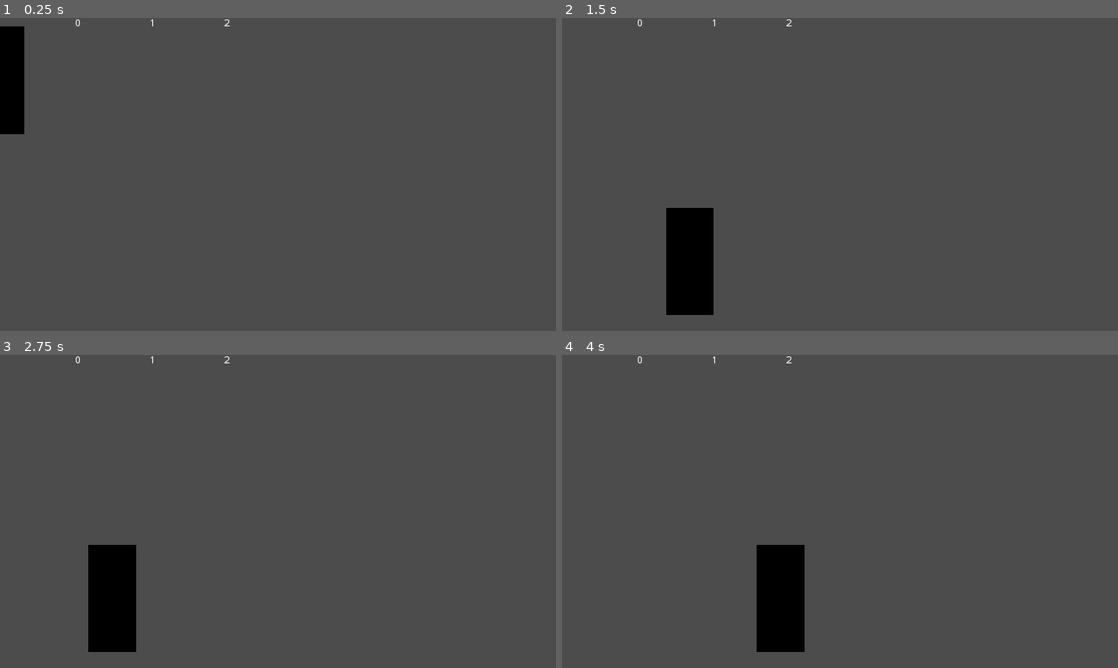
Above: before the commit, frames 1-4 (two rows, left to right).
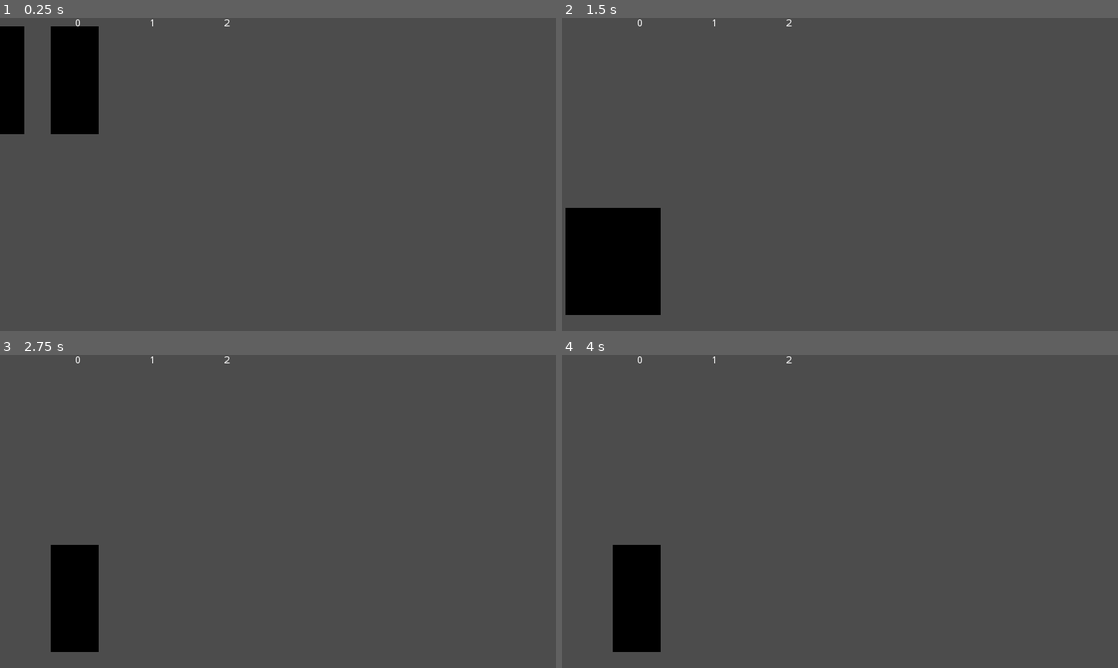
Above: after the commit, the same moments.

Repository: A4R7bluep/Smashish2
Game: Godot game, scene res://Scenes/World.tscn
Same seed, same stepped clock (60 frames per second), same inputs: the game is played once before the commit and once after it.
Inputs:
- Up to frame 1 (0.25 s): no input
- Up to frame 2 (1.5 s): tap Enter (ui_accept) at 0.5 s; hold Enter (ui_accept) 0.53-1.28 s; hold D (Player1_Right) from 0.53 s (still down); tap , (Player1_Jump) at 0.77 s; tap Ctrl (Player1_Rage) at 1.35 s
- Up to frame 3 (2.75 s): tap , (Player1_Jump) at 1.52 s; tap Enter (ui_accept) at 1.55 s; release D (Player1_Right) at 2.03 s; hold A (Player1_Left) from 2.03 s (still down); hold Enter (ui_accept) from 2.03 s (still down); tap F (Player1_Shield1) at 2.1 s
- Up to frame 4 (4 s): release A (Player1_Left) at 2.78 s; release Enter (ui_accept) at 2.78 s; hold D (Player1_Right) from 2.78 s (still down); tap R (Player1_Shield2) at 2.85 s; tap , (Player1_Jump) at 3.02, 3.77 s; tap Enter (ui_accept) at 3.05, 3.8 s; hold U (Player1_T1) from 3.53 s (still down)

The runs differ from the first frame. In frame 1, 3.0% of the frame differs, in the area x 9-18%, y 2-38%; in frame 2, 8.8%, in the area x 0-28%, y 60-95%; in frame 3, 4.6%; in frame 4, 5.9%.

Commit message:
update xeaus character design

Diff:
--- a/Scripts/Global.gd
+++ b/Scripts/Global.gd
@@ -1,6 +1,6 @@
 extends Node
 
-var playerNumbers = ["Xeaus", "Thing", "Thing"]
+var playerNumbers = ["Xeaus", "Xeaus", "Thing"]
 var numOfPlayers = 1
 
 var numOfProjectiles = 0
--- a/Scripts/NewInnputManager.gd
+++ b/Scripts/NewInnputManager.gd
@@ -57,9 +57,9 @@
 	var movementVector = Vector2(directionX, directionY)
 
 
-	directionX = Input.get_action_strength("Player{}_Right".format({"": playerNumber})) - Input.get_action_strength("Player{}_Left".format({"": playerNumber}))
+	directionX = Input.get_action_strength("Player{}_Right".format({"": playerNumber + 1})) - Input.get_action_strength("Player{}_Left".format({"": playerNumber + 1}))
 
-	directionY = Input.get_action_strength("Player{}_Up".format({"": playerNumber})) - Input.get_action_strength("Player{}_Down".format({"": playerNumber}))
+	directionY = Input.get_action_strength("Player{}_Up".format({"": playerNumber + 1})) - Input.get_action_strength("Player{}_Down".format({"": playerNumber + 1}))
 
 	movementVector = Vector2(directionX, directionY)
 
@@ -152,16 +152,16 @@
 
 	emit_signal("Move" + lastDirection)
 
-	if Input.is_action_pressed("Player{}_Dash".format({"": playerNumber})):
+	if Input.is_action_pressed("Player{}_Dash".format({"": playerNumber + 1})):
 		emit_signal("Dash", delta)
 
-	if Input.is_action_pressed("Player{}_T1".format({"": playerNumber})):
+	if Input.is_action_pressed("Player{}_T1".format({"": playerNumber + 1})):
 		findMove("T1")
 
-	if Input.is_action_pressed("Player{}_T2".format({"": playerNumber})):
+	if Input.is_action_pressed("Player{}_T2".format({"": playerNumber + 1})):
 		findMove("T2")
 
-	if Input.is_action_pressed("Player{}_T3".format({"": playerNumber})):
+	if Input.is_action_pressed("Player{}_T3".format({"": playerNumber + 1})):
 		findMove("T3")
 
 
--- a/Scripts/World.gd
+++ b/Scripts/World.gd
@@ -36,6 +36,7 @@
 		elif player == "Xeaus":
 			var myXeaus = XeausScene.instance()
 			myXeaus.thisPlayerNumber = i
+			myXeaus.position.x = 100 * i
 			self.add_child(myXeaus)
 
 		elif player == "Thing":
--- a/Scripts/Xeaus.gd
+++ b/Scripts/Xeaus.gd
@@ -247,6 +247,9 @@
 	if state != ATTACK:
 		ANIMATIONPLAYER.play("24M")
 
+
+func _ready():
+	INPUT.playerNumber = thisPlayerNumber
 
 func _physics_process(delta):
 #	print("directions: {}".format({"": [up, down, left, right]}))
Not shown, changed: CharacterDesign/Xeaus.yml
Not shown, changed: git_push.ps1
